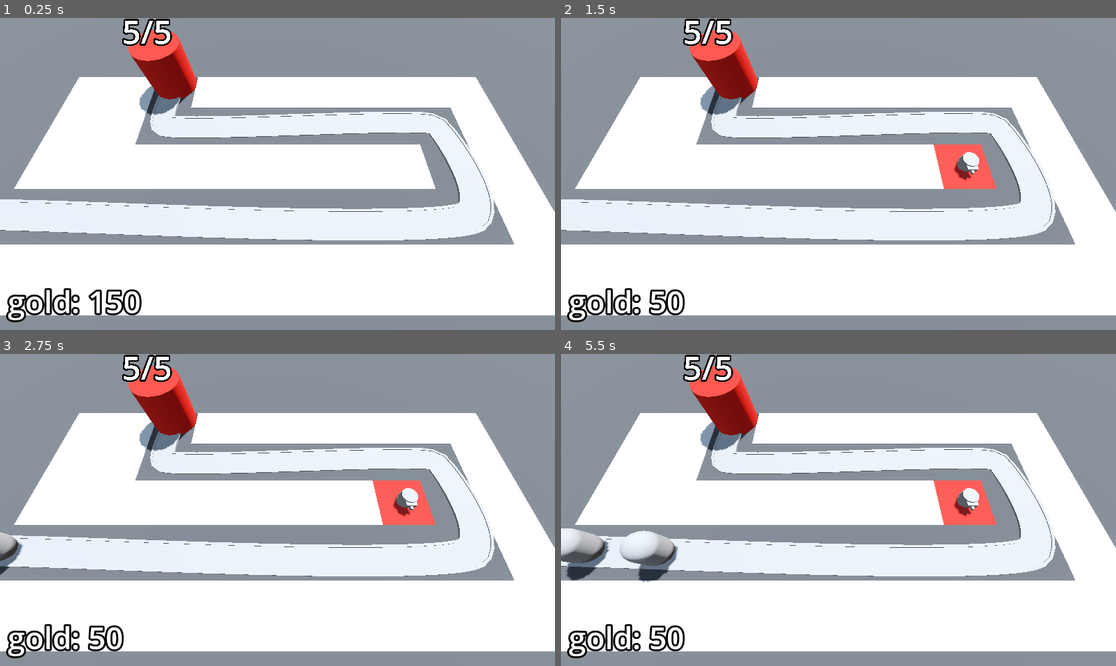
Above: before the commit, frames 1-4 (two rows, left to right).
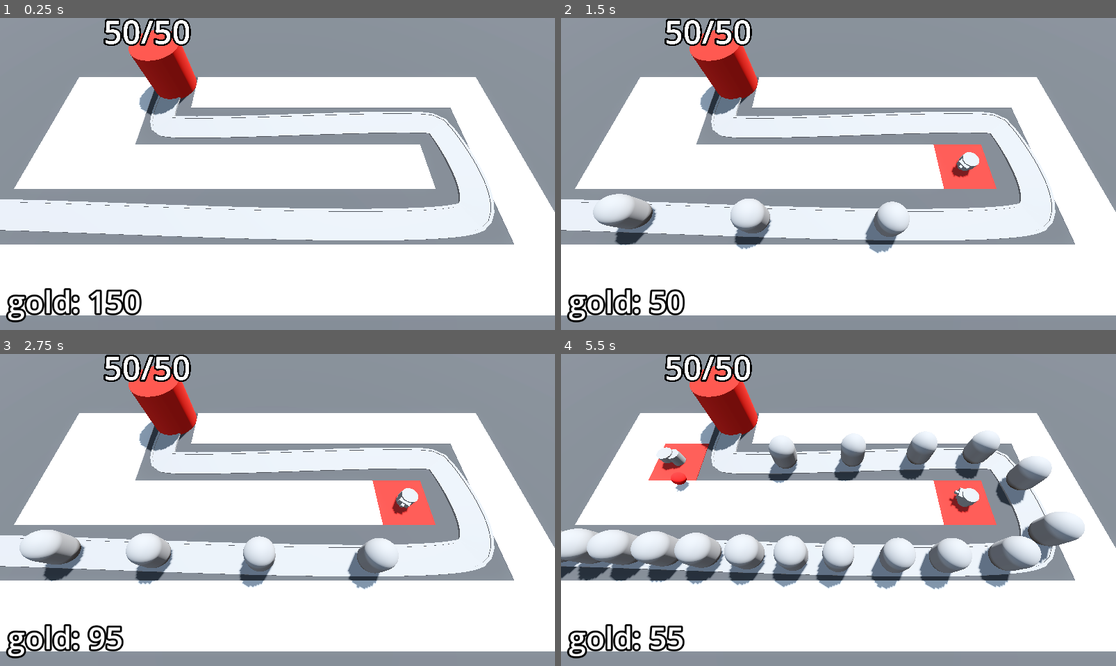
Above: after the commit, the same moments.

Repository: powerfrontier/barbarian-blaster
Game: Godot game, scene res://BaseLevel.tscn
The game is run twice, just before and just after one commit, with the same random seed, the same clock (stepped at 60 frames per second) and the same inputs.
Inputs (mouse positions are in pixels of both pictures, inside the frame that each line leads up to):
- Up to frame 1 (0.25 s): no input
- Up to frame 2 (1.5 s): move the mouse to (960, 158) at 0.52 s; press the mouse at (960, 158) at 0.53 s; move the mouse to (727, 189) at 1.27 s; release the mouse at (727, 189) at 1.28 s; click (727, 189) at 1.35 s
- Up to frame 3 (2.75 s): move the mouse to (333, 441) at 2.02 s; press the mouse at (333, 441) at 2.03 s
- Up to frame 4 (5.5 s): move the mouse to (810, 572) at 2.77 s; release the mouse at (810, 572) at 2.78 s; click (810, 572) at 2.85 s; move the mouse to (1005, 556) at 3.52 s; press the mouse at (1005, 556) at 3.53 s; move the mouse to (672, 463) at 4.27 s; release the mouse at (672, 463) at 4.28 s; click (672, 463) at 4.35 s; move the mouse to (866, 510) at 5.02 s; press the mouse at (866, 510) at 5.03 s

The runs differ from the first frame. In frame 1, 0.6% of the frame differs, in the area x 18-35%, y 0-9%; in frame 2, 3.0%; in frame 3, 4.4%; in frame 4, 13%, in the area x 0-95%, y 0-96%.

Commit message:
up to lesson 59

Diff:
--- a/Base/base.gd
+++ b/Base/base.gd
@@ -17,7 +17,7 @@
 # Called when the node enters the scene tree for the first time.
 func _ready() -> void:
 	current_health = max_health
+	Engine.time_scale = 5
 
 func take_damage() -> void:
-	print("damage taken!")
 	current_health -= 1
--- a/BaseLevel.tscn
+++ b/BaseLevel.tscn
@@ -8,6 +8,8 @@
 [ext_resource type="Script" path="res://TurretManager.gd" id="5_csha7"]
 [ext_resource type="PackedScene" uid="uid://d31qxh3cax27q" path="res://Turret/turret.tscn" id="6_fh355"]
 [ext_resource type="Script" path="res://Bank.gd" id="8_tvlc5"]
+[ext_resource type="PackedScene" uid="uid://dhdhqfdd0gt3p" path="res://DifficultyManager/difficulty_manager.tscn" id="9_6g46p"]
+[ext_resource type="PackedScene" uid="uid://c6g214yab1cl" path="res://UserInterface/victory_layer.tscn" id="10_6b1mu"]
 
 [sub_resource type="ProceduralSkyMaterial" id="ProceduralSkyMaterial_tcfpv"]
 sky_horizon_color = Color(0.64625, 0.65575, 0.67075, 1)
@@ -63,10 +65,12 @@
 "cells": PackedInt32Array(65535, 65534, 131072, 65531, 65535, 131072, 4, 65535, 131072, 65535, 2, 131072, 65531, 65534, …(466 unchanged characters)…
 }
 
-[node name="EnemyPath" type="Path3D" parent="."]
+[node name="EnemyPath" type="Path3D" parent="." node_paths=PackedStringArray("difficulty_manager", "victory_layer")]
 curve = SubResource("Curve3D_ad7kd")
 script = ExtResource("3_sxuf2")
 enemy_scene = ExtResource("2_cbias")
+difficulty_manager = NodePath("../DifficultyManager")
+victory_layer = NodePath("../VictoryLayer")
 
 [node name="Road" type="CSGPolygon3D" parent="EnemyPath"]
 polygon = PackedVector2Array(-1, 0, -1, 0.1, 1, 0.1, 1, 0)
@@ -76,7 +80,7 @@
 path_interval = 0.5
 path_simplify_angle = 0.0
 path_rotation = 2
-path_local = false
+path_local = true
 path_continuous_u = true
 path_u_distance = 1.0
 path_joined = false
@@ -89,7 +93,7 @@
 path_interval = 0.5
 path_simplify_angle = 0.0
 path_rotation = 2
-path_local = false
+path_local = true
 path_continuous_u = true
 path_u_distance = 1.0
 path_joined = false
@@ -102,7 +106,7 @@
 path_interval = 0.5
 path_simplify_angle = 0.0
 path_rotation = 2
-path_local = false
+path_local = true
 path_continuous_u = true
 path_u_distance = 1.0
 path_joined = false
@@ -112,6 +116,7 @@
 autostart = true
 
 [node name="Base" parent="." instance=ExtResource("3_kw27p")]
+max_health = 50
 
 [node name="TurretManager" type="Node3D" parent="." node_paths=PackedStringArray("enemy_path")]
 script = ExtResource("5_csha7")
@@ -138,4 +143,9 @@
 text = "placeholder"
 label_settings = SubResource("LabelSettings_n4e4k")
 
+[node name="DifficultyManager" parent="." instance=ExtResource("9_6g46p")]
+
+[node name="VictoryLayer" parent="." instance=ExtResource("10_6b1mu")]
+
 [connection signal="timeout" from="EnemyPath/Timer" to="EnemyPath" method="spawn_enemy"]
+[connection signal="stop_spawing_enemies" from="DifficultyManager" to="EnemyPath" method="_on_difficulty_manager_stop_spawing_enemies"]
--- /dev/null
+++ b/DifficultyManager/difficulty_manager.gd
@@ -0,0 +1,25 @@
+extends Node
+
+signal stop_spawing_enemies
+
+@export var game_lenght: float = 30.0
+@export var spawn_time_curve: Curve
+@export var enemy_health_curve: Curve
+
+@onready var timer = $Timer
+
+# Called when the node enters the scene tree for the first time.
+func _ready():
+	timer.start(game_lenght)
+
+func game_progress_ratio() -> float:
+	return 1.0 - (timer.time_left/game_lenght)
+
+func get_spawn_time() -> float:
+	return spawn_time_curve.sample(game_progress_ratio())
+
+func get_enemy_health() -> float:
+	return enemy_health_curve.sample(game_progress_ratio())
+
+func _on_timer_timeout():
+	stop_spawing_enemies.emit()
--- /dev/null
+++ b/DifficultyManager/difficulty_manager.tscn
@@ -0,0 +1,25 @@
+[gd_scene load_steps=4 format=3 uid="uid://dhdhqfdd0gt3p"]
+
+[ext_resource type="Script" path="res://DifficultyManager/difficulty_manager.gd" id="1_oconn"]
+
+[sub_resource type="Curve" id="Curve_hd6li"]
+min_value = 0.25
+max_value = 2.0
+_data = [Vector2(0, 2), 0.0, -1.75, 0, 1, Vector2(1, 0.25), -1.75, 0.0, 1, 0]
+point_count = 2
+
+[sub_resource type="Curve" id="Curve_io1vu"]
+min_value = 10.0
+max_value = 150.0
+_data = [Vector2(0, 10), 0.0, 140.0, 0, 1, Vector2(1, 150), 140.0, 0.0, 1, 0]
+point_count = 2
+
+[node name="DifficultyManager" type="Node"]
+script = ExtResource("1_oconn")
+spawn_time_curve = SubResource("Curve_hd6li")
+enemy_health_curve = SubResource("Curve_io1vu")
+
+[node name="Timer" type="Timer" parent="."]
+one_shot = true
+
+[connection signal="timeout" from="Timer" to="." method="_on_timer_timeout"]
--- a/Enemy/enemy.gd
+++ b/Enemy/enemy.gd
@@ -1,6 +1,6 @@
 extends PathFollow3D
 
-@export var speed: float = 2.5
+@export var speed: float = 4.5
 @export var max_health: int = 50
 @export var gold_earned_per_barbarian: int = 15
 
@@ -9,7 +9,6 @@
 		if health < current_health:
 			animation_player.play("TakeDamage")
 		current_health = health
-		#print(current_health)
 		if current_health < 1:
 			bank.gold += gold_earned_per_barbarian
 			queue_free()
@@ -21,6 +20,7 @@
 # Called when the node enters the scene tree for the first time.
 func _ready() -> void:
 	current_health = max_health
+	#Engine.time_scale = 3
 
 
 # Called every frame. 'delta' is the elapsed time since the previous frame.
@@ -28,4 +28,4 @@
 	progress += delta * speed
 	if progress_ratio == 1.0:
 		base.take_damage()
-		set_process(false) # o también un: queue_free()
+		queue_free()
--- a/EnemyPath.gd
+++ b/EnemyPath.gd
@@ -1,7 +1,26 @@
 extends Path3D
 
 @export var enemy_scene: PackedScene
+@export var difficulty_manager: Node
+@export var victory_layer: CanvasLayer
+
+@onready var timer = $Timer
 
 func spawn_enemy() -> void:
 	var new_enemy = enemy_scene.instantiate()
+	new_enemy.max_health = difficulty_manager.get_enemy_health()
 	add_child(new_enemy)
+	timer.wait_time = difficulty_manager.get_spawn_time()
+	new_enemy.tree_exited.connect(enemy_defeated)
+
+
+func _on_difficulty_manager_stop_spawing_enemies():
+	timer.stop()
+
+func enemy_defeated() -> void:
+	if timer.is_stopped():
+		for child in get_children():
+			if child is PathFollow3D:
+				return
+		print("you won")
+		victory_layer.visible = true
--- a/Turret/projectile.gd
+++ b/Turret/projectile.gd
@@ -1,6 +1,7 @@
 extends Area3D
 
 @export var speed: float = 20.0
+@export var damage: int = 25
 var direction: Vector3 = Vector3.FORWARD
 
 func _physics_process(delta) -> void:
@@ -12,5 +13,5 @@
 func _on_area_entered(area: Area3D) -> void:
 	if area.is_in_group("enemy_area"):
 		#print(area)
-		area.get_parent().current_health -= 25
+		area.get_parent().current_health -= damage
 		queue_free()
--- /dev/null
+++ b/UserInterface/victory_layer.gd
@@ -0,0 +1,7 @@
+extends CanvasLayer
+
+func restart() -> void:
+	get_tree().reload_current_scene()
+
+func quit() -> void:
+	get_tree().quit()
--- /dev/null
+++ b/UserInterface/victory_layer.tscn
@@ -0,0 +1,56 @@
+[gd_scene load_steps=3 format=3 uid="uid://c6g214yab1cl"]
+
+[ext_resource type="Script" path="res://UserInterface/victory_layer.gd" id="1_cvxc6"]
+
+[sub_resource type="LabelSettings" id="LabelSettings_t52we"]
+font_size = 96
+
+[node name="VictoryLayer" type="CanvasLayer"]
+visible = false
+script = ExtResource("1_cvxc6")
+
+[node name="ColorRect" type="ColorRect" parent="."]
+anchors_preset = 15
+anchor_right = 1.0
+anchor_bottom = 1.0
+grow_horizontal = 2
+grow_vertical = 2
+color = Color(0, 0, 0, 0.607843)
+
+[node name="CenterContainer" type="CenterContainer" parent="."]
+anchors_preset = 15
+anchor_right = 1.0
+anchor_bottom = 1.0
+grow_horizontal = 2
+grow_vertical = 2
+
+[node name="PanelContainer" type="PanelContainer" parent="CenterContainer"]
+custom_minimum_size = Vector2(400, 400)
+layout_mode = 2
+
+[node name="VBoxContainer" type="VBoxContainer" parent="CenterContainer/PanelContainer"]
+layout_mode = 2
+
+[node name="Label" type="Label" parent="CenterContainer/PanelContainer/VBoxContainer"]
+layout_mode = 2
+text = "Victory"
+label_settings = SubResource("LabelSettings_t52we")
+horizontal_alignment = 1
+
+[node name="HBoxContainer" type="HBoxContainer" parent="CenterContainer/PanelContainer/VBoxContainer"]
+layout_mode = 2
+
+[node name="RetryButton" type="Button" parent="CenterContainer/PanelContainer/VBoxContainer/HBoxContainer"]
+layout_mode = 2
+size_flags_horizontal = 3
+theme_override_font_sizes/font_size = 32
+text = "Retry"
+
+[node name="QuitButton" type="Button" parent="CenterContainer/PanelContainer/VBoxContainer/HBoxContainer"]
+layout_mode = 2
+size_flags_horizontal = 3
+theme_override_font_sizes/font_size = 32
+text = "Quit"
+
+[connection signal="pressed" from="CenterContainer/PanelContainer/VBoxContainer/HBoxContainer/RetryButton" to="." method="restart"]
+[connection signal="pressed" from="CenterContainer/PanelContainer/VBoxContainer/HBoxContainer/QuitButton" to="." method="quit"]
Not shown: 1 places in BaseLevel.tscn that only renumber resources
Not shown: 4 places in MeshLibraries/SpaceLibrary.tres that only renumber resources
